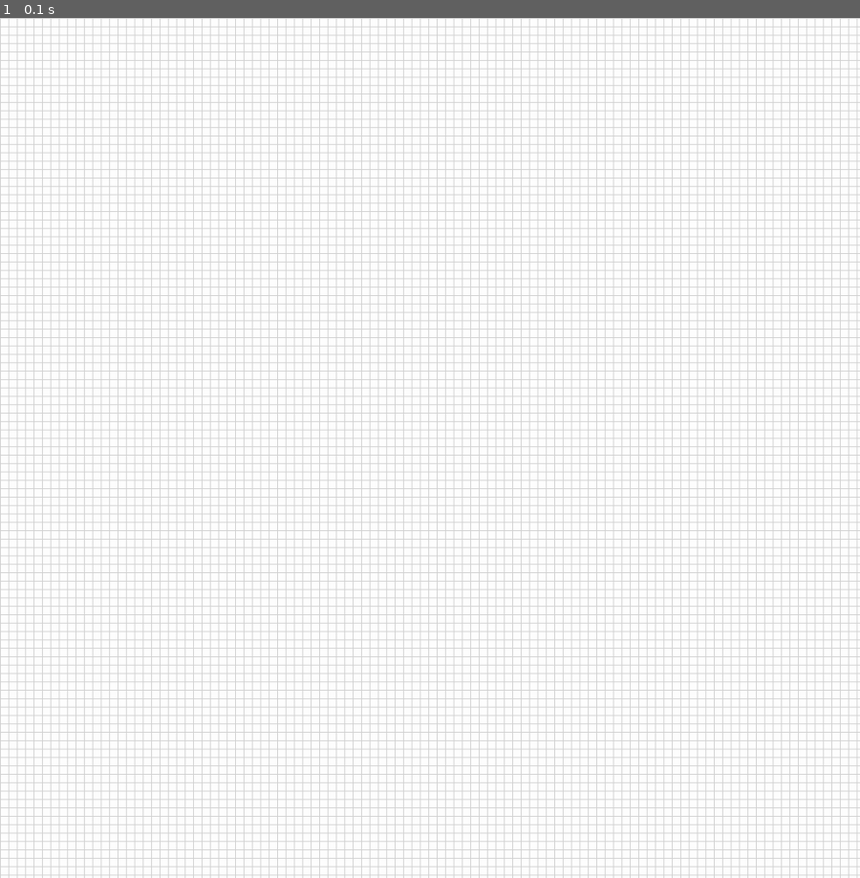
Above: before the commit, frame 1.
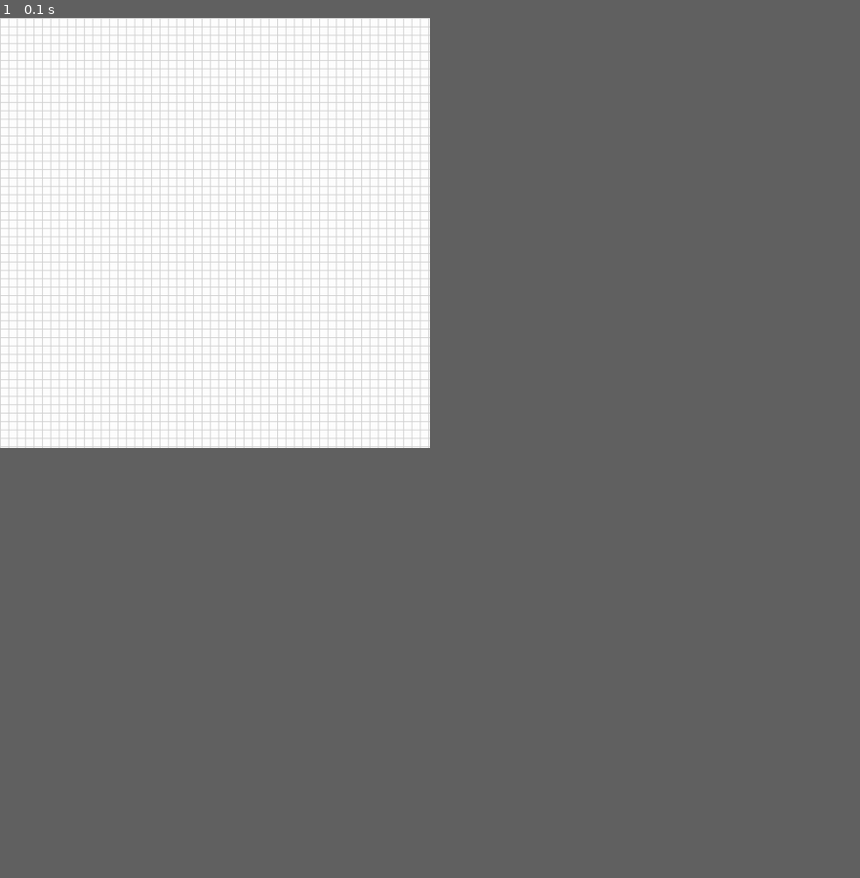
Above: after the commit, the same moment.

Repository: AndyD20/Dungeon-Mapper
Game: pygame game, started from dungeon_mapper.py
Two runs of this game, one before a commit and one after it. Both use one fixed random seed, a clock stepped at 60 frames per second and the inputs below.
Inputs:
- Up to frame 1 (0.1 s): no input
In our replay, the window is 900x900 before the commit and 450x450 after it. These sizes can differ from the game's own. Grey fills any space a smaller window leaves; there, only what the larger window draws over its background counts as a difference.

The runs differ from the first frame. In frame 1, 13% of the frame differs, in the area x 0-100%, y 0-100%.

Commit message:
Add functionality to draw lines on the grid

Diff:
--- a/draw_grid.py
+++ b/draw_grid.py
@@ -3,6 +3,7 @@
 shape = __import__('program_variables').ProgramVariables.shape
 tile_size = __import__('program_variables').ProgramVariables.tile_size
 grey = __import__('program_variables').ProgramVariables.Colours.grey
+white = __import__('program_variables').ProgramVariables.Colours.white
 
 
 def draw_grid(display_surface):
--- a/dungeon_mapper.py
+++ b/dungeon_mapper.py
@@ -16,7 +16,7 @@
 
     ProgramVariables.game_state = GameState.RUNNING
 
-    running_loop()
+    running_loop(display_surface)
 
     pygame.quit()
     sys.exit()
--- a/program_variables.py
+++ b/program_variables.py
@@ -1,8 +1,10 @@
 class ProgramVariables:
-    shape = (1024, 1024)
+    shape = (512, 512)
     tile_size = 10
     window_title = 'Dungeon Mapper'
     game_state = None
 
     class Colours:
         grey = (211, 211, 211)
+        white = (255, 255, 255)
+        black = (0, 0, 0)
--- a/pygame_helpers.py
+++ b/pygame_helpers.py
@@ -2,6 +2,7 @@
 from pygame.locals import *
 from program_variables import ProgramVariables
 from game_state import GameState
+from user_input import check_for_user_input
 
 
 def initialise_pygame():
@@ -12,9 +13,10 @@
     return display_surface
 
 
-def running_loop():
+def running_loop(display_surface):
     while ProgramVariables.game_state is GameState.RUNNING:
         for event in pygame.event.get():
             if event.type == QUIT:
                 ProgramVariables.game_state = GameState.STOPPING
+            check_for_user_input(event, display_surface)
         pygame.display.update()
--- /dev/null
+++ b/user_input.py
@@ -0,0 +1,26 @@
+from pygame import draw
+from pygame.locals import *
+
+black = __import__('program_variables').ProgramVariables.Colours.black
+
+
+class UserInputVariables:
+    begin_draw_line = False
+    start_line_pos = (0, 0)
+
+
+def check_for_user_input(event, display_surface):
+    if event.type == MOUSEBUTTONDOWN:
+        UserInputVariables.begin_draw_line = True
+        UserInputVariables.start_line_pos = event.pos
+
+    if event.type == MOUSEBUTTONUP and UserInputVariables.begin_draw_line:
+        UserInputVariables.begin_draw_line = False
+        draw.line(
+            display_surface,
+            black,
+            (UserInputVariables.start_line_pos[0], UserInputVariables.start_line_pos[1]),
+            (event.pos[0], event.pos[1]),
+            1
+        )
+        UserInputVariables.start_line_pos = (0, 0)
